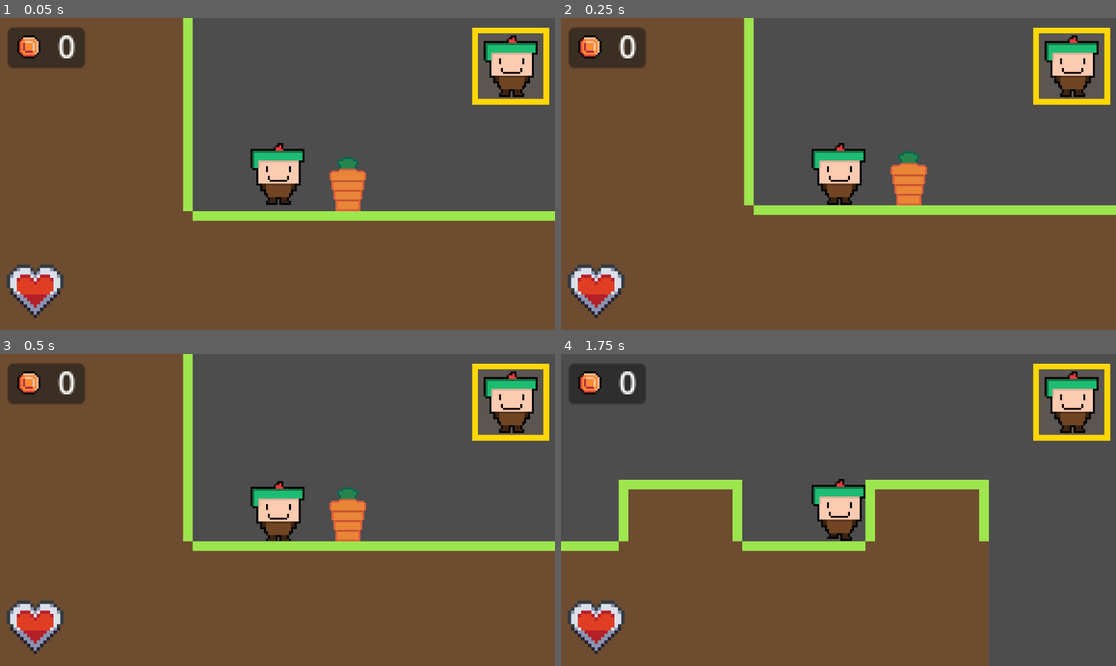
Above: before the commit, frames 1-4 (two rows, left to right).
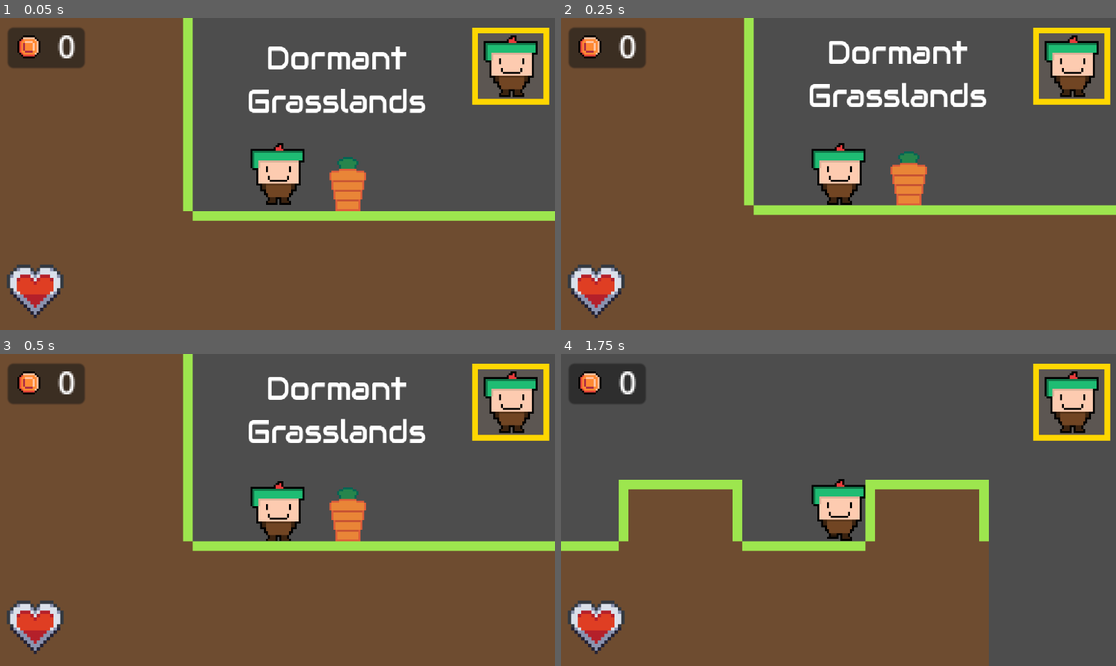
Above: after the commit, the same moments.

Repository: PenguWoodGanon/Path-of-Pablo
Game: Godot game, scene res://Scenes/Levels/dormant_grasslands.tscn
Same seed, same stepped clock (60 frames per second), same inputs: the game is played once before the commit and once after it. This scene is started directly instead of the project's main scene.
Inputs:
- Up to frame 1 (0.05 s): no input
- Up to frame 2 (0.25 s): no input
- Up to frame 3 (0.5 s): no input
- Up to frame 4 (1.75 s): hold D (right) from 0.53 s (still down); tap C (character_selection) at 0.6 s; tap W (jump) at 0.77, 1.52 s; tap - (minus) at 1.35 s

The runs differ from the first frame. In frame 1, 2.0% of the frame differs, in the area x 44-77%, y 9-31%; in frame 2, 2.0%; in frame 3, 2.0%; in frame 4, nothing differs.

Commit message:
Update dormant_grasslands.tscn

Diff:
--- a/Godot - Path of Pablo/Scenes/Levels/dormant_grasslands.tscn
+++ b/Godot - Path of Pablo/Scenes/Levels/dormant_grasslands.tscn
@@ -13,6 +13,7 @@
 [ext_resource type="Texture2D" uid="uid://bchv00qyuu8u0" path="res://Assets/Players/Slime/Slime.png" id="11_wxnti"]
 [ext_resource type="Texture2D" uid="uid://dwi7yc1ft8n47" path="res://Assets/Players/Speed/Speed-Icon.png" id="12_uy8nd"]
 [ext_resource type="Texture2D" uid="uid://cm1x3xy0opse7" path="res://Assets/Other/coin2_16x16.png" id="13_h0onb"]
+[ext_resource type="FontFile" uid="uid://2iswwv0mx8lo" path="res://Assets/Fonts/Audiowide-Regular.ttf" id="14_15son"]
 
 [sub_resource type="TileSetAtlasSource" id="TileSetAtlasSource_c0ihv"]
 texture = ExtResource("1_epmka")
@@ -409,3 +410,16 @@
 offset_bottom = 21.0
 text = "x"
 horizontal_alignment = 1
+
+[node name="Label" type="Label" parent="."]
+offset_left = -35.999996
+offset_top = -90.0
+offset_right = 271.0
+offset_bottom = 43.0
+scale = Vector2(0.30313924, 0.33067)
+theme_override_fonts/font = ExtResource("14_15son")
+theme_override_font_sizes/font_size = 50
+text = "Dormant
+Grasslands"
+horizontal_alignment = 1
+vertical_alignment = 1
Not shown: 1 places in Godot - Path of Pablo/Scenes/Levels/dormant_grasslands.tscn that only renumber resources
